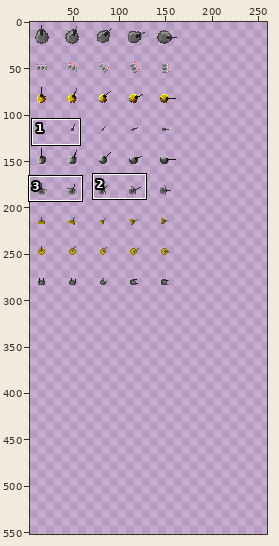
A sprite sheet gets an edit: sprites/towers.png. Above: a wide view before the commit, with the close-up outlined.
Close-up. Before the commit:
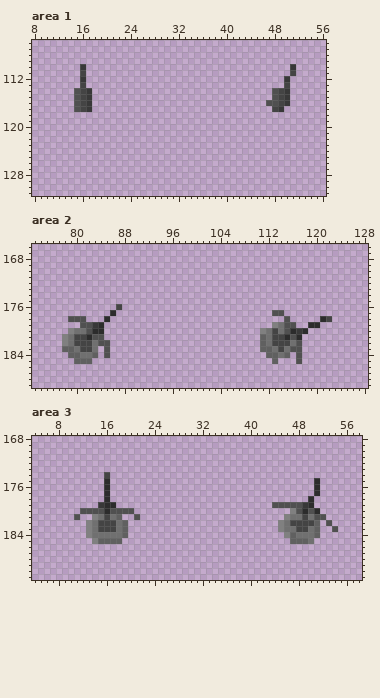
The file is 165x297 pixels. Shown: area 1: x 8..56, y 106..131; area 2: x 73..128, y 166..189; area 3: x 4..58, y 168..191. The old version is drawn lined up with the new one, on the new canvas. The wide view leaves out empty margins. The commit also changed other parts of the picture, which this record leaves out.
The result:
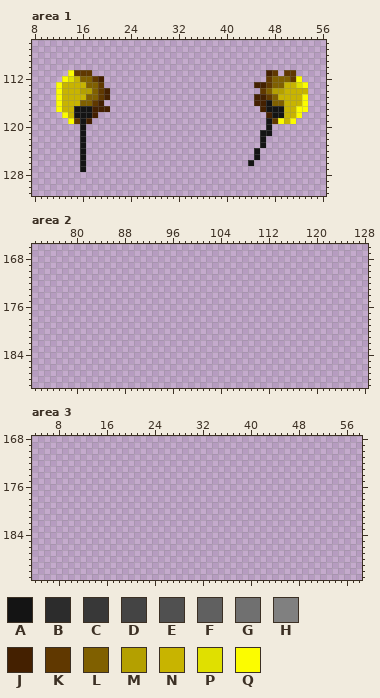
Palette (. is transparent): A #141414  B #2c2c2c  C #383838  D #444444  E #505050  F #606060  G #707070  H #808080  J #442000  K #603800  L #806000  M #b4a000  N #c8b400  P #e0e000  Q #fcfc00
From old to new:
canvas 165x297 -> 264x594
Changed rows in their new state; - is an unchanged pixel.
Area 1:
first column x 12:
110 ----.----------------------------------.--
111 --QKKK-----------------------------JK-KK--
112 -QPNLLKJ---------------------------KLLLKQ-
113 QNNNNLLK-------------------------JJKLLNNPQ
114 QNNNMMLKJ-------------------------KLMMNNNN
115 QNNNNLLKJ------------------------JJKLNNNNQ
116 QNNNLLKJ-------------------------JJALLNNNQ
117 QNNAAAJJJ-------------------------JAAANNQQ
118 -QNAAAJ----------------------------JAANNQ-
119 --QKAJ-----------------------------AKQNQ--
120 ----A------------------------------A------
121 ----A-----------------------------AA------
122 ----A-----------------------------A-------
123 ----A-----------------------------A-------
124 ----A----------------------------A--------
125 ----A----------------------------A--------
126 ----A---------------------------A---------
127 ----A-------------------------------------
Area 2:
first column x 78:
176 ---------.-----------------------------------
177 --------.--------------------------..--------
178 -...---.-----------------------------.-----..
179 ---....----------------------------....--..--
180 -......--------------------------........----
181 .......--------------------------.......-----
182 ........-------------------------.......-----
183 ......-.-------------------------.......-----
184 -.....-.--------------------------....-.-----
185 --...------------------------------.---.-----
Area 3:
first column x 11:
174 -----.--------------------------------------
175 -----.----------------------------------.---
176 -----.----------------------------------.---
177 -----.----------------------------------.---
178 -----.---------------------------------.----
179 ----...--------------------------.......----
180 -.........--------------------------.....---
181 .--.....--.------------------------.......--
182 --.......-------------------------.......-.-
183 --.......-------------------------.......--.
184 --.......--------------------------......---
185 ---.....----------------------------....----
Boxes around the changes in both close-ups, in picture pixels (x1, y1, x2, y2):
changed: (56, 64, 110, 172)
changed: (248, 64, 308, 166)
erased: (62, 304, 122, 364)
erased: (260, 310, 332, 364)
erased: (74, 472, 140, 544)
erased: (272, 478, 338, 544)
